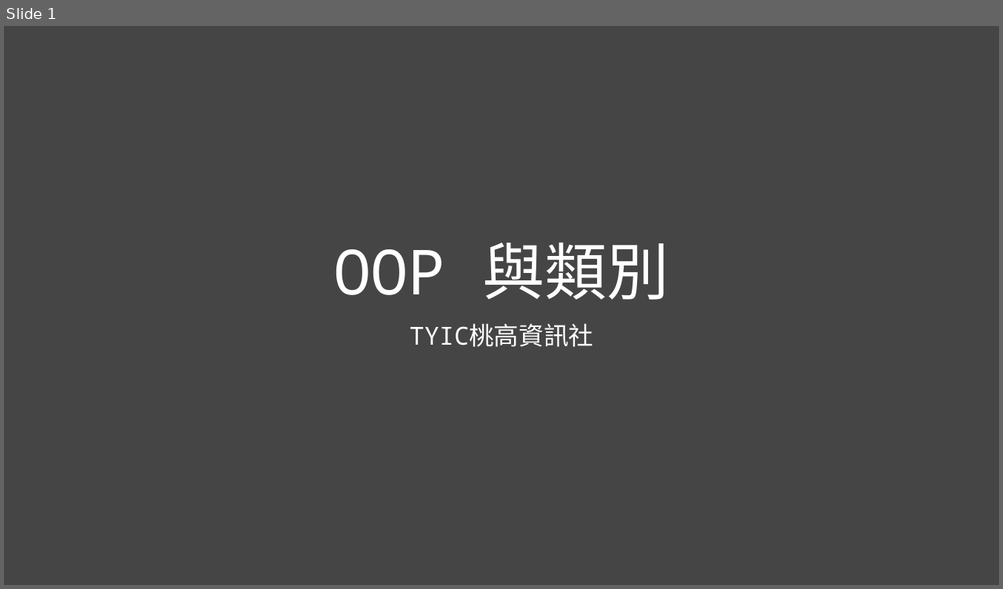
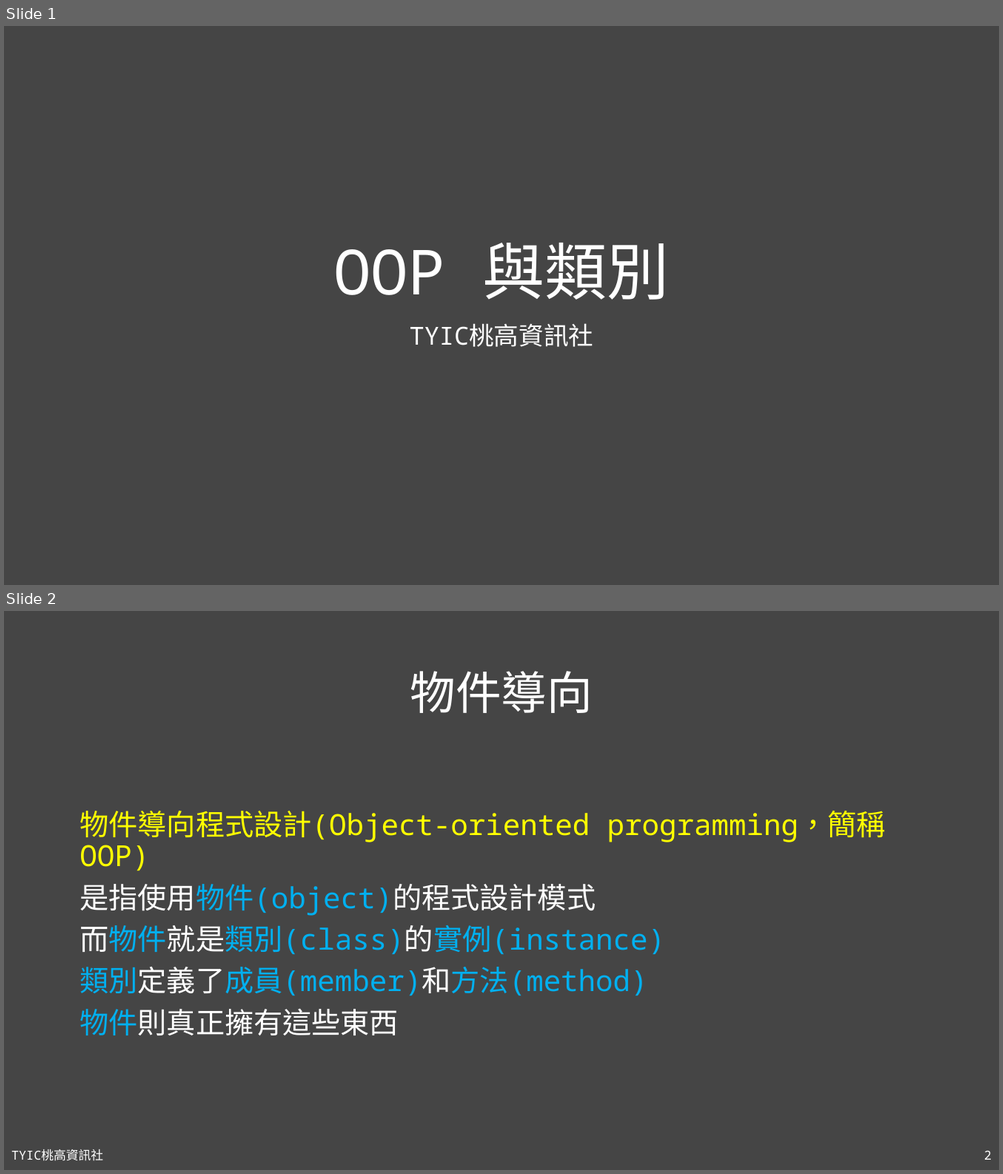
Before and after one commit to TYSHIC/slides, a slide deck: powerpoint/08_OOP與類別.pptx. Shown one above the other, each under a label of ours: slide 1 before the commit, slides 1 and 2 after it. The pictures are 1003x589 and 1003x1174 pixels, drawn with LibreOffice and Linux fonts; fonts in the diff are those of the drawing. Boxes give left, top, right and bottom in pixels: in the first picture for what was removed or moved away, otherwise in the second. Text is boxed around its words. In the diff, an @@ line names an element or a change of style, - is before the commit and + after.

Commit message:
08_class

```diff
--- a/powerpoint/08_OOP與類別.pptx
+++ b/powerpoint/08_OOP與類別.pptx
@@ slide 2 added at <box>4,611,999,1170</box>, background #454545 @@
@@ title added at <box>410,671,592,713</box>, 44 pt, text #FFFFFF @@
+物件導向
@@ text added at <box>79,811,885,1036</box>, 28 pt, text #00B0F0 @@
+物件導向程式設計(Object-oriented programming，簡稱 OOP)
+是指使用物件(object)的程式設計模式
+而物件就是類別(class)的實例(instance)
+類別定義了成員(member)和方法(method)
+物件則真正擁有這些東西
@@ text added at <box>11,1150,103,1162</box>, 12 pt, text #FFFFFF @@
+TYIC桃高資訊社
@@ page number added at <box>984,1151,991,1160</box>, 12 pt, text #FFFFFF @@
+2
```
Also in this commit, not shown: 2 other slides added, 1 slide removed, 3 other files.
